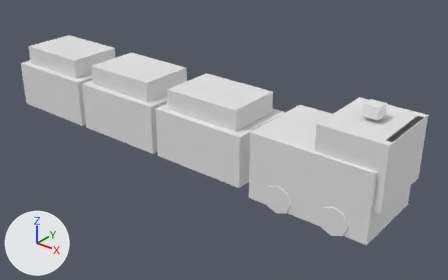
The glTF model game/Airside/Assets/StreamingAssets/Airside/Art/Models/Vehicles/mdl_baggage_tug_train_authored_v01.gltf as it was, and as the next commit left it.
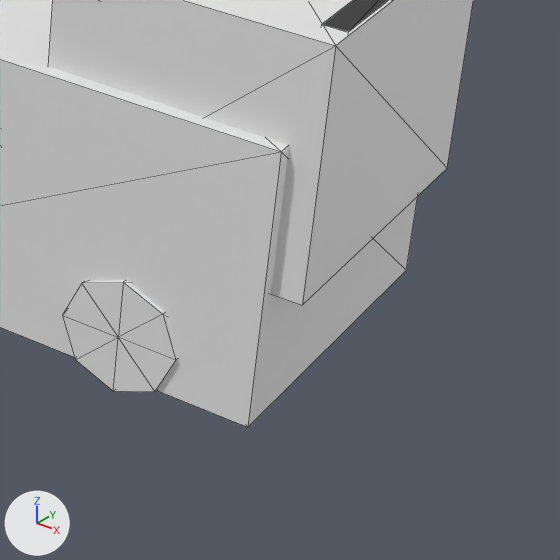
The first picture shows the older version from a camera (50 mm lens) standing at (6.88, -6.26, 4.32) and looking at (1.76, 0.14, 0.35). The close-ups show the older and then the newer version on the part from 67% to 100% of the width and 48% to 100% of the height of that picture. Only the edits that show in the close-ups are written down. Arrows for +X, +Y and +Z are at lower left; the lights stay in place. The close-ups show mesh edges as thin lines. Vertices at exactly the same position are counted once.

Objects in the first close-up: 'tug', 'tug_cab', 'wheel_fl' and 1 more.
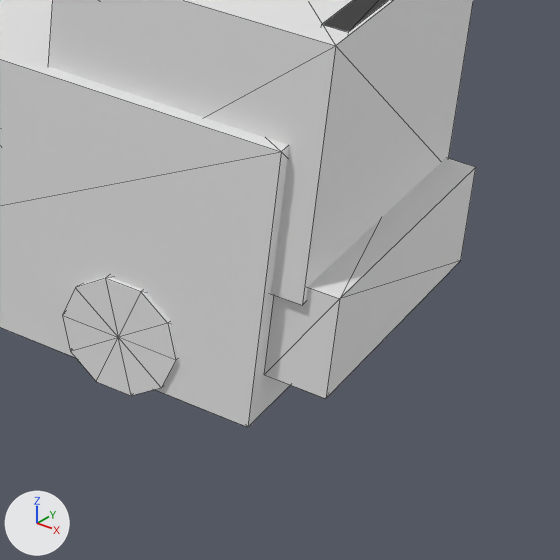
Changed parts and their boxes [x1, y1, x2, y2] in the close-ups (560 x 560 px):
'tug_bumper', added: after [264, 158, 476, 399]
'wheel_fl', reshaped (6% taller): before [62, 280, 178, 392]; after [62, 277, 178, 396]

Diff of the bpy script that builds the scene:
```diff
--- a/game/Airside/Assets/StreamingAssets/Airside/Art/Models/Vehicles/mdl_baggage_tug_train_authored_v01.gltf.py
+++ b/game/Airside/Assets/StreamingAssets/Airside/Art/Models/Vehicles/mdl_baggage_tug_train_authored_v01.gltf.py
@@ me_wheel_fl @@
 # used by ob_wheel_fl; location = (0.0, 0.0, 0.0)
-me_wheel_fl.from_pydata(...)  # 18 vertices, 32 faces; spans x 3.8..4.2, y -0.59..-0.41, z 0.02..0.42
+me_wheel_fl.from_pydata(...)  # 22 vertices, 40 faces; spans x 3.8..4.2, y -0.59..-0.41, z 0.03..0.41
+# me_wheel_fl part 1
+# 4 vertices are removed from x 4.0, y -0.59..-0.41, z 0.02..0.42
+# 16 faces are deleted
+# 8 vertices move from x 3.859..4.141, y -0.59..-0.41, z 0.079..0.361 to x 3.838..4.162, y -0.59..-0.41, z 0.102..0.338
+# 8 vertices are added at x 3.938..4.062, y -0.59..-0.41, z 0.03..0.41
+# 24 new faces join them
@@ me_tug_bumper @@
+me_tug_bumper.from_pydata(...)  # a box spanning x 4.45..4.65, y -0.5..0.5, z 0.225..0.575
@@ ob_tug_bumper @@
+ob_tug_bumper = bpy.data.objects.new('tug_bumper', me_tug_bumper)
+ob_tug_bumper.location = (0.0, 0.0, 0.0)
```
